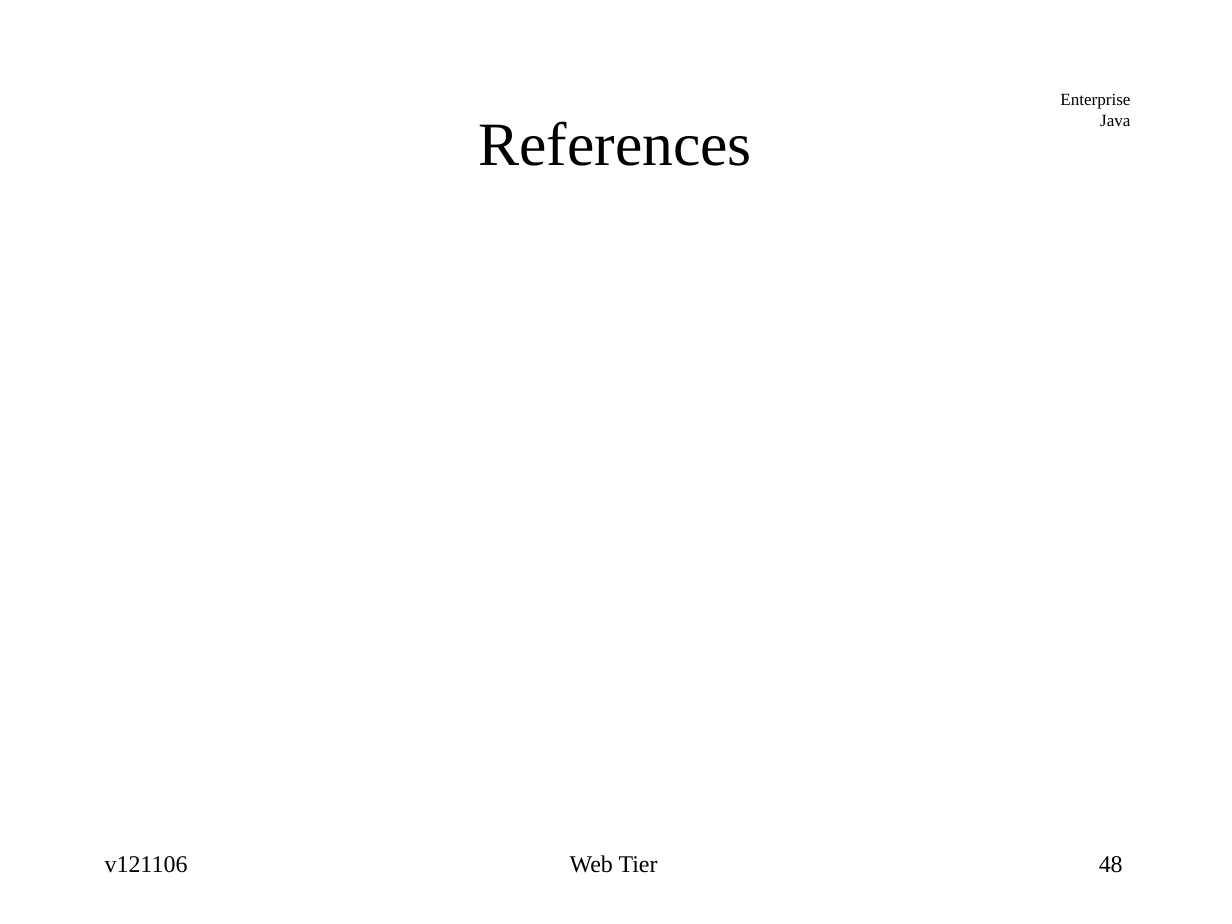
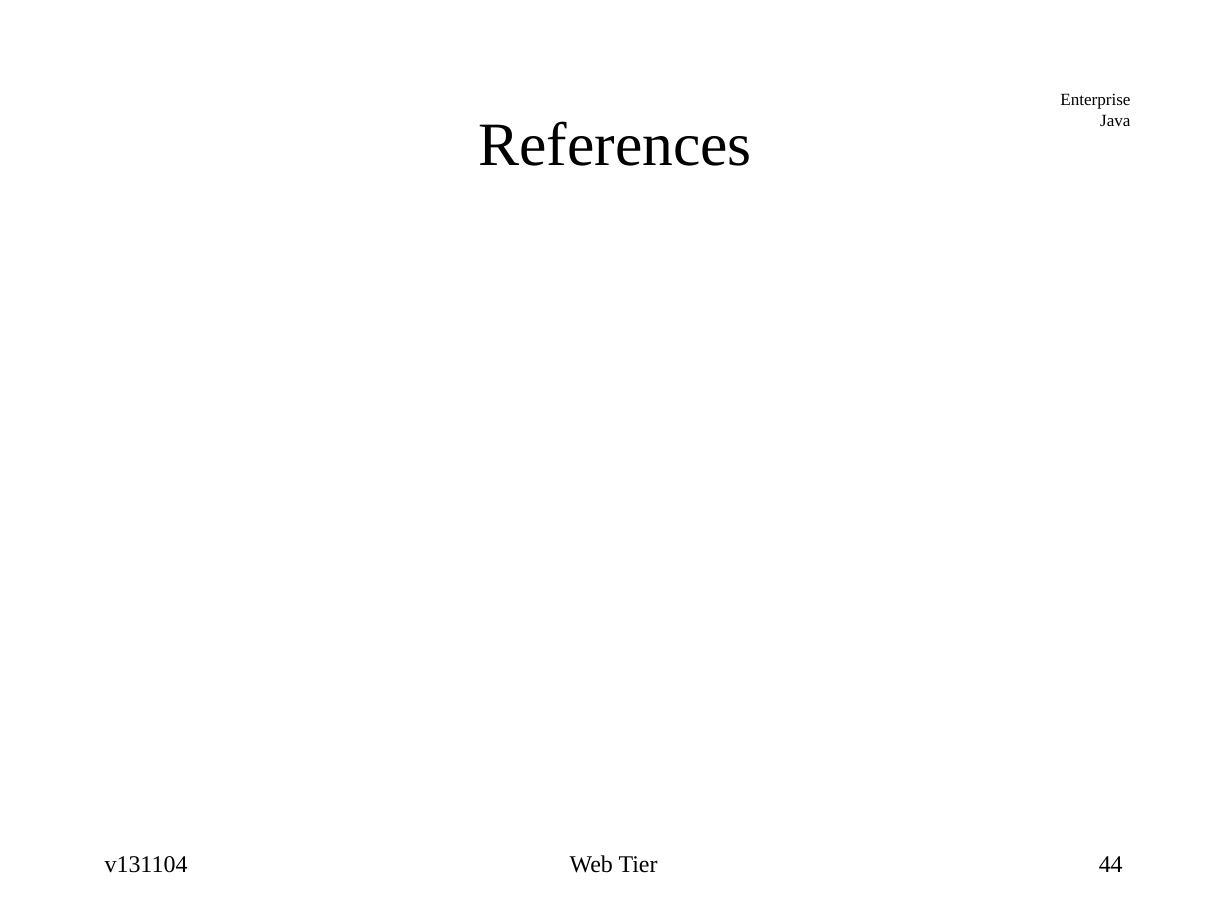
Before and after one commit to jcstaff/ejava-javaee, a slide deck: slide 44 of webtier/src/site/resources/lectures/webTier.ppt (slide 48 before the commit). Drawn at 1232x924 pixels with LibreOffice and Linux fonts; fonts in the diff are those of the drawing. Boxes give left, top, right and bottom in pixels: in the first picture for what was removed or moved away, otherwise in the second. Text is boxed around its words. In the diff, an @@ line names an element or a change of style, - is before the commit and + after.

```diff
--- a/webtier/src/site/resources/lectures/webTier.ppt
+++ b/webtier/src/site/resources/lectures/webTier.ppt
@@ text at box(105, 856, 188, 873): text changed @@
-v121106
+v131104
@@ page number at box(1099, 856, 1123, 872): text changed @@
-48
+44
```
Also in this commit, not shown: 43 other slides changed, 4 slides removed.
